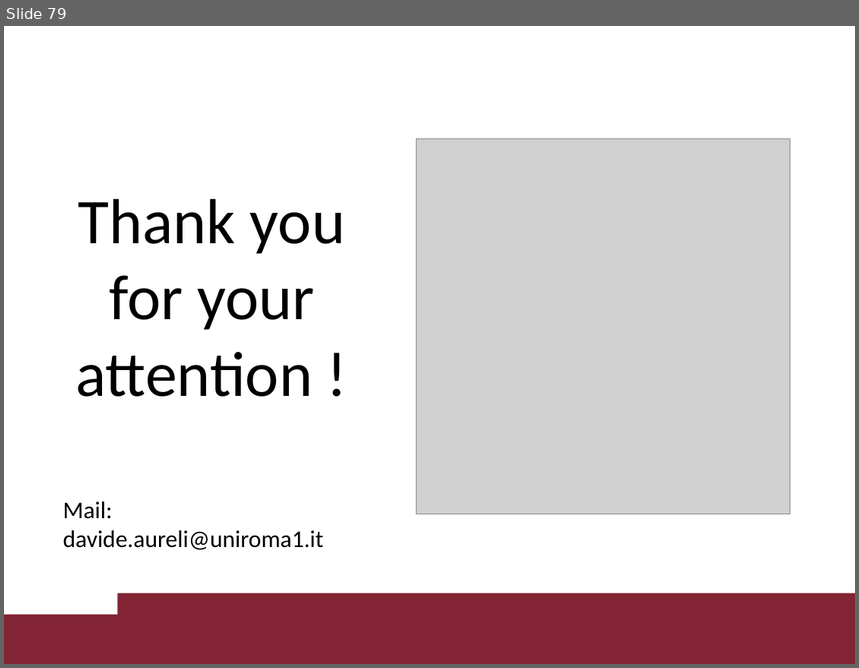
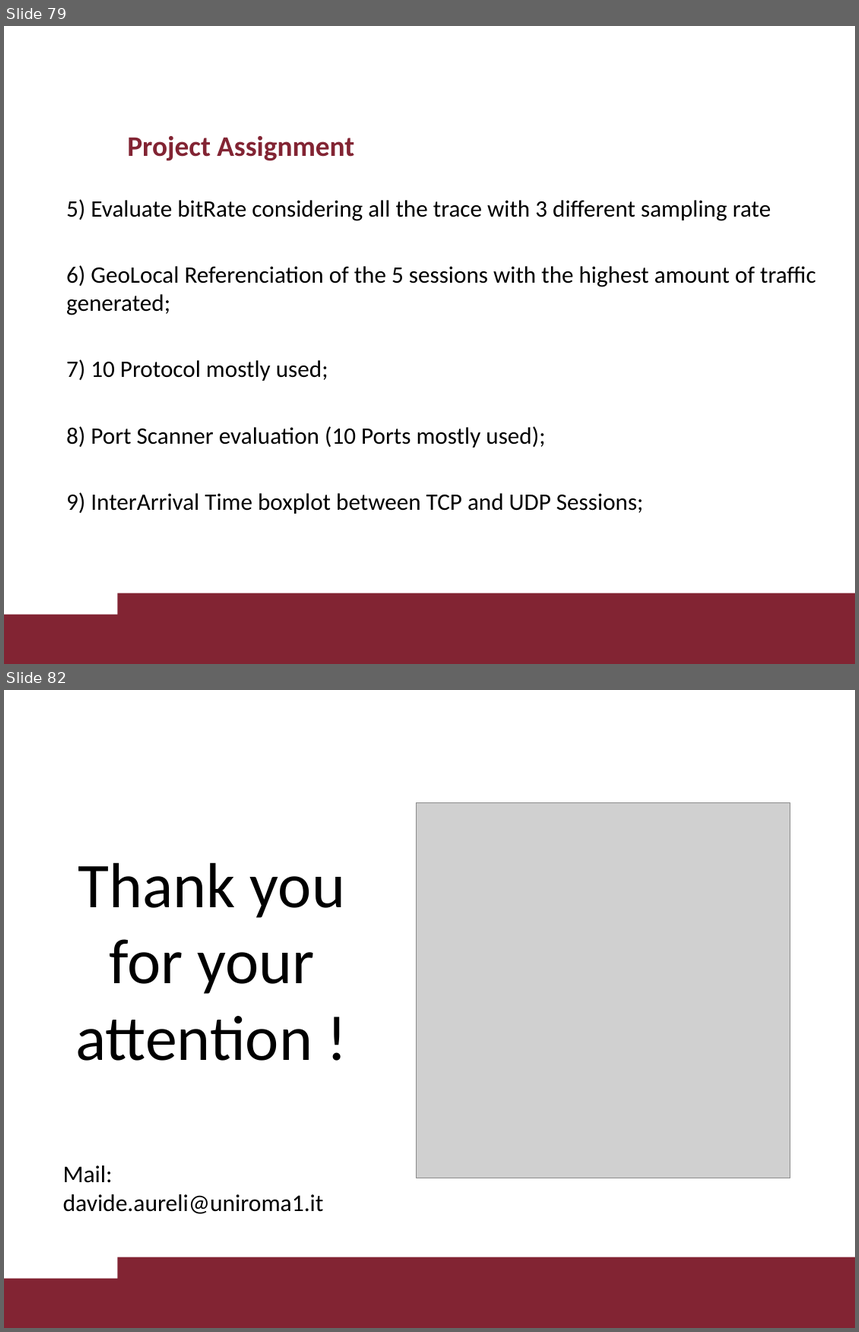
Before and after one commit to davaureli/NBD_LabSession, a slide deck: Lectures Complete/Lectures Complete.pptx. Shown one above the other, each under a label of ours: slide 79 before the commit, slides 79 and 82 after it; the slides between them are not shown. The pictures are 859x668 and 859x1332 pixels, drawn with LibreOffice and Linux fonts; fonts in the diff are those of the drawing; grey boxes stand for pictures; background and template pictures are left out. Boxes give left, top, right and bottom in pixels: in the first picture for what was removed or moved away, otherwise in the second. Text is boxed around its words. In the diff, an @@ line names an element or a change of style, - is before the commit and + after.

```diff
--- a/Lectures Complete/Lectures Complete.pptx
+++ b/Lectures Complete/Lectures Complete.pptx
@@ slide 79 added at <box>4,26,855,664</box>, background #FFFFFF; not listed: 2 template elements that a slide beside it also shows @@
@@ title added at <box>127,136,354,161</box>, 24 pt, text #822433, bold @@
+Project Assignment
@@ text added at <box>66,199,816,514</box>, 20 pt, text #000000 @@
+  5) Evaluate bitRate considering all the trace with 3 different sampling rate
+  6) GeoLocal Referenciation of the 5 sessions with the highest amount of traffic generated;
+  7) 10 Protocol mostly used;
+  8) Port Scanner evaluation (10 Ports mostly used);
+  9) InterArrival Time boxplot between TCP and UDP Sessions;
@@ what was slide 79 is now slide 82 @@
```
Also in this commit, not shown: 3 slides changed, 2 other slides added.
